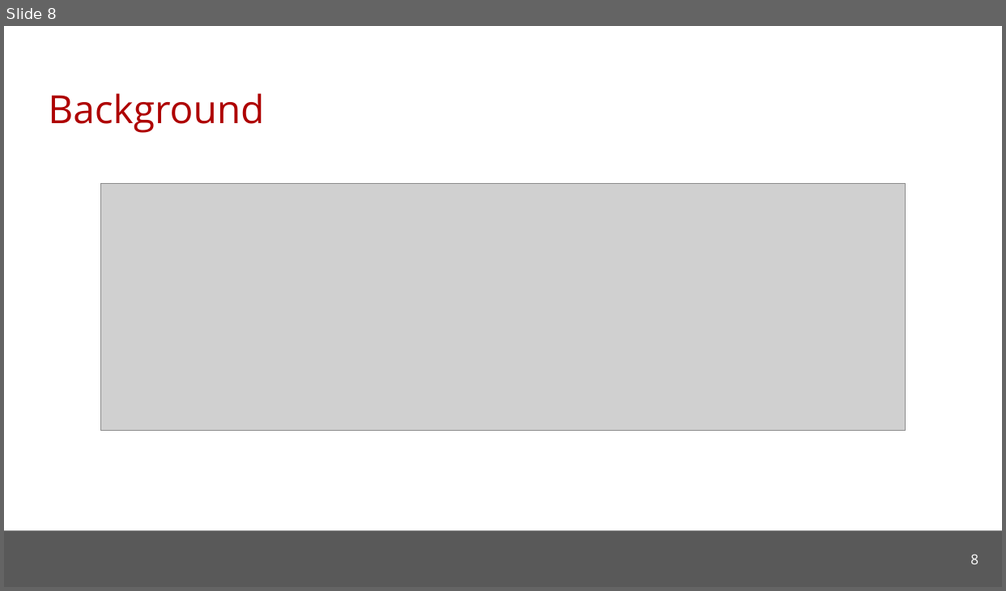
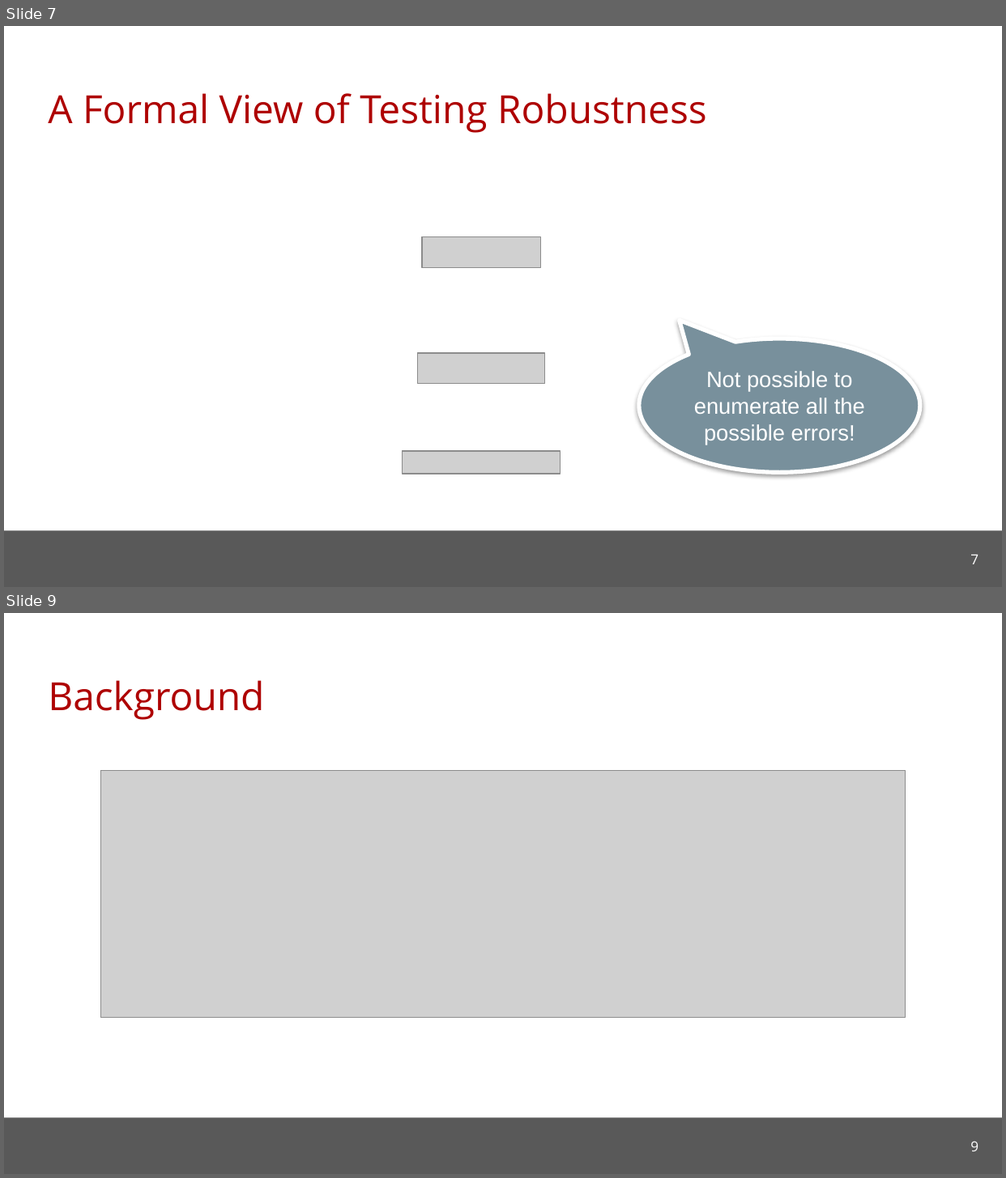
Before and after one commit to cmu-soda/Robustness, a slide deck: Robustness.pptx. Shown one above the other, each under a label of ours: slide 8 before the commit, slides 7 and 9 after it; the slides between them are not shown. The pictures are 1006x591 and 1006x1178 pixels, drawn with LibreOffice and Linux fonts; fonts in the diff are those of the drawing; grey boxes stand for pictures; background and template pictures are left out. Boxes give left, top, right and bottom in pixels: in the first picture for what was removed or moved away, otherwise in the second. Text is boxed around its words. In the diff, an @@ line names an element or a change of style, - is before the commit and + after.

```diff
--- a/Robustness.pptx
+++ b/Robustness.pptx
@@ slide 7 added at (4,26,1002,587), background #FFFFFF; not listed: 1 template element that a slide beside it also shows @@
@@ title added at (48,93,707,133), 28 pt, text #AE0000 @@
+A Formal View of Testing Robustness
@@ picture added at (422,237,541,268) @@
@@ speech bubble added at (639,339,920,472), fill #78909C, outline #FFFFFF 3 pt, 16 pt, text #FFFFFF @@
+Not possible to enumerate all the possible errors!
@@ picture added at (418,353,545,384) @@
@@ picture added at (403,451,560,474) @@
@@ page number added at (970,555,978,565), 10 pt, text #FFFFFF @@
+7
@@ what was slide 8 is now slide 9 @@
@@ page number at (970,1141,978,1152): text changed @@
-8
+9
```
Also in this commit, not shown: 4 slides changed, 3 other slides added, 3 slides removed, 1 other file.
